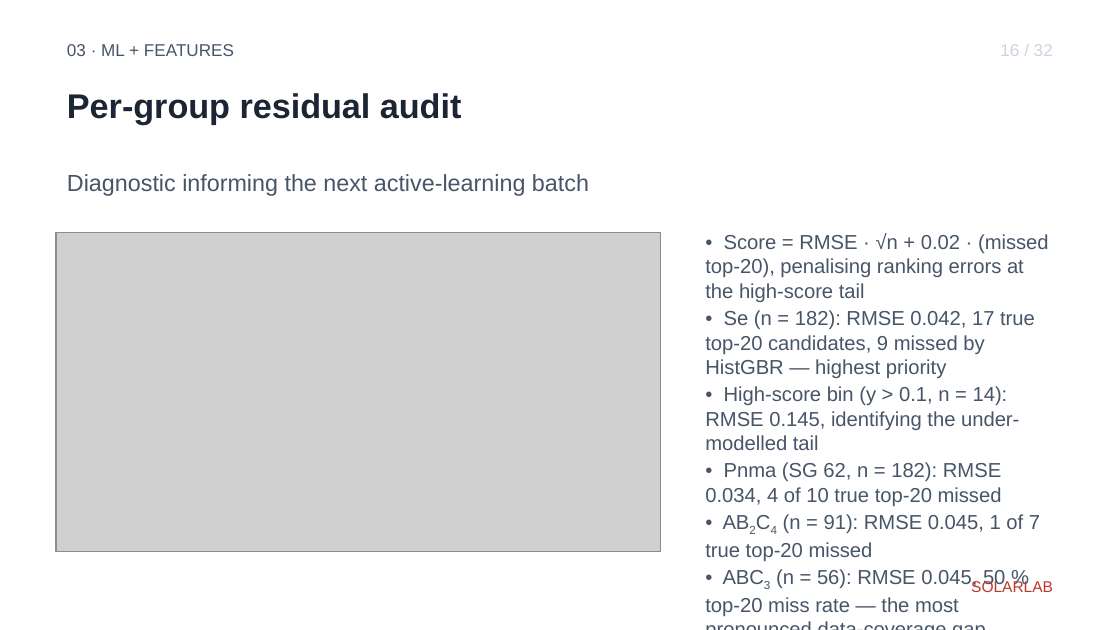
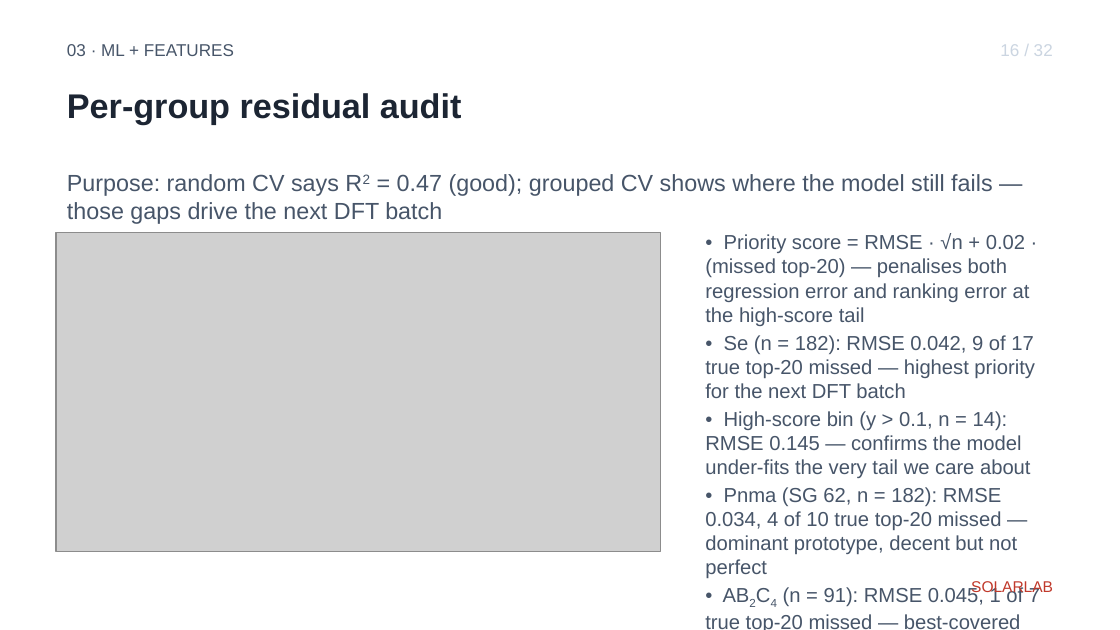
Before and after one commit to ShaneLogic/SolarLab, a slide deck: slide 19 of presentations/jmi-2026/output/jmi-2026.pptx. Drawn at 1120x630 pixels with LibreOffice and Linux fonts; fonts in the diff are those of the drawing; grey boxes stand for pictures. Boxes give left, top, right and bottom in pixels: in the first picture for what was removed or moved away, otherwise in the second. Text is boxed around its words. In the diff, an @@ line names an element or a change of style, - is before the commit and + after.

```diff
--- a/presentations/jmi-2026/output/jmi-2026.pptx
+++ b/presentations/jmi-2026/output/jmi-2026.pptx
@@ text at box(67, 174, 992, 224): text changed @@
-Diagnostic informing the next active-learning batch
+Purpose: random CV says R2 = 0.47 (good); grouped CV shows where the model still fails — those gaps drive the next DFT batch
@@ text at box(705, 233, 1040, 630): text changed @@
-• Score = RMSE · √n + 0.02 · (missed top-20), penalising ranking errors at the high-score tail
-• Se (n = 182): RMSE 0.042, 17 true top-20 candidates, 9 missed by HistGBR — highest priority
-• High-score bin (y > 0.1, n = 14): RMSE 0.145, identifying the under-modelled tail
-• Pnma (SG 62, n = 182): RMSE 0.034, 4 of 10 true top-20 missed
-• AB2C4 (n = 91): RMSE 0.045, 1 of 7 true top-20 missed
-• ABC3 (n = 56): RMSE 0.045, 50 % top-20 miss rate — the most pronounced data-coverage gap
+• Priority score = RMSE · √n + 0.02 · (missed top-20) — penalises both regression error and ranking error at the high-score tail
+• Se (n = 182): RMSE 0.042, 9 of 17 true top-20 missed — highest priority for the next DFT batch
+• High-score bin (y > 0.1, n = 14): RMSE 0.145 — confirms the model under-fits the very tail we care about
+• Pnma (SG 62, n = 182): RMSE 0.034, 4 of 10 true top-20 missed — dominant prototype, decent but not perfect
+• AB2C4 (n = 91): RMSE 0.045, 1 of 7 true top-20 missed — best-covered prototype
+• ABC3 (n = 56): RMSE 0.045, 50 % top-20 miss rate — most pronounced data-coverage gap, top target for grouped expansion
```
Also in this commit, not shown: 8 other slides changed, 1 other file.
